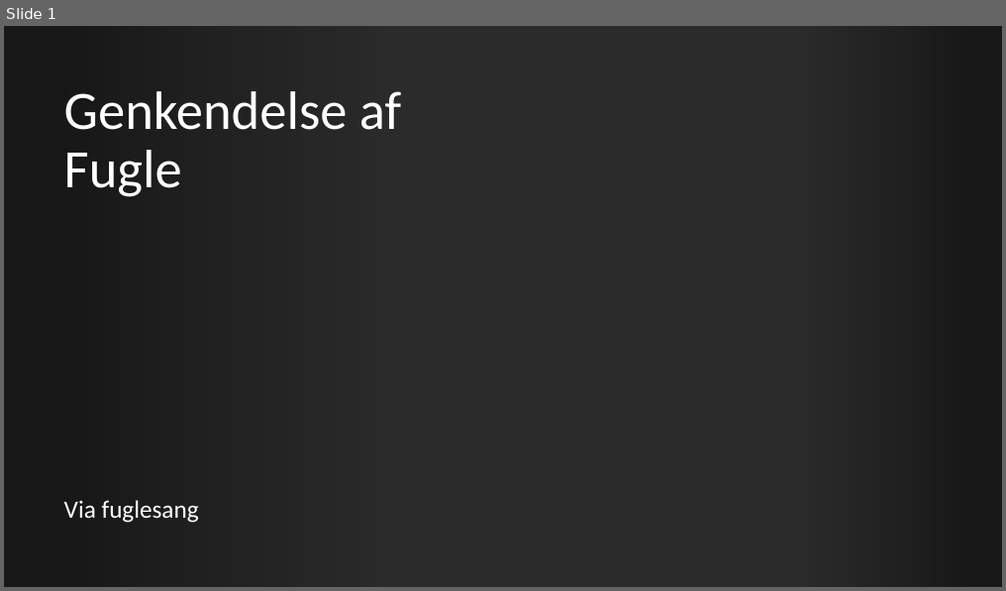
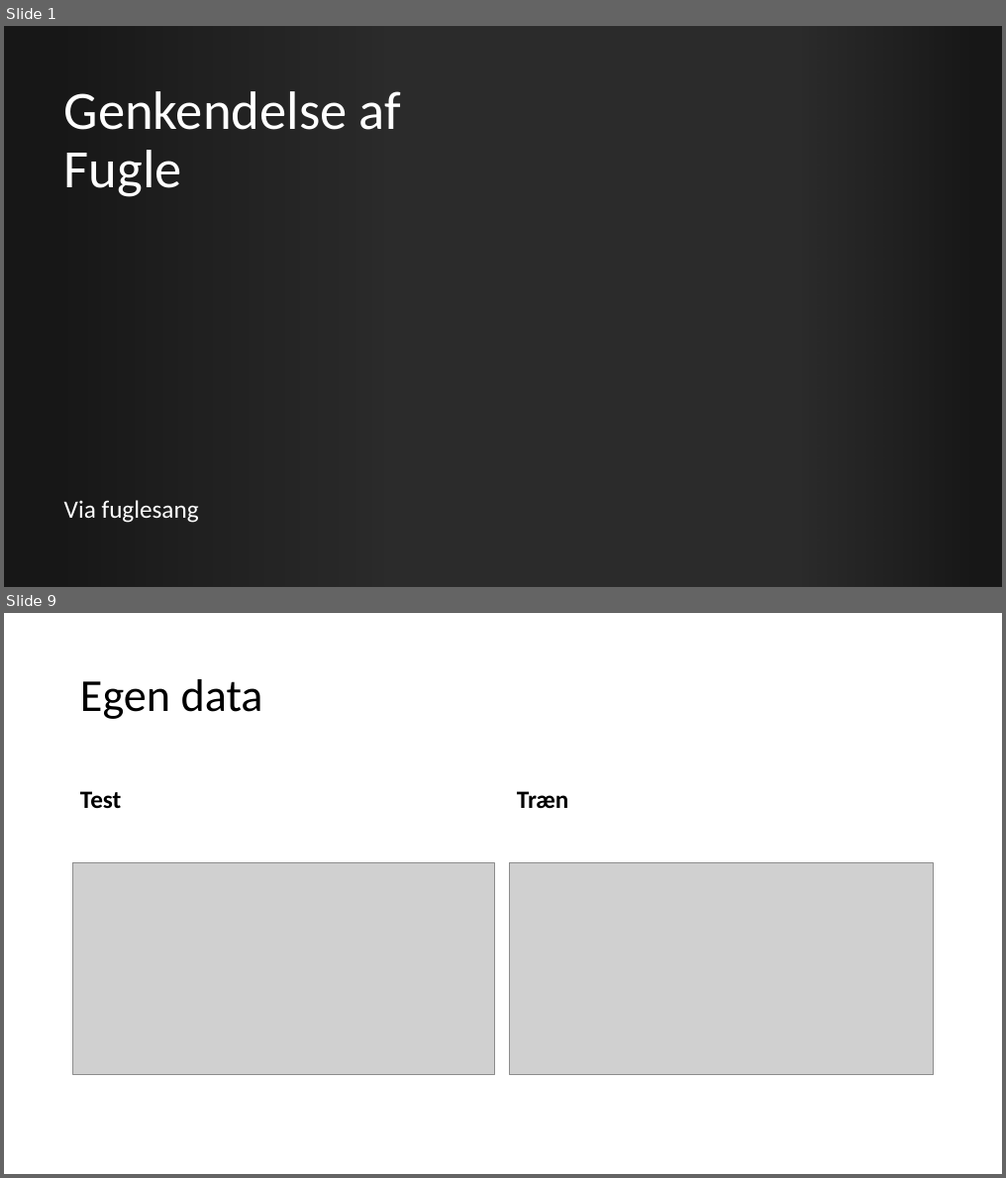
Before and after one commit to BenjaminElifLarsen/Machine_Learning_School, a slide deck: Case/Presentation/Presentation.pptx. Shown one above the other, each under a label of ours: slide 1 before the commit, slides 1 and 9 after it; the slides between them are not shown. The pictures are 1006x591 and 1006x1178 pixels, drawn with LibreOffice and Linux fonts; fonts in the diff are those of the drawing; grey boxes stand for pictures; background and template pictures are left out; a plain dark background stands for a picture behind light text. Boxes give left, top, right and bottom in pixels: in the first picture for what was removed or moved away, otherwise in the second. Text is boxed around its words. In the diff, an @@ line names an element or a change of style, - is before the commit and + after.

```diff
--- a/Case/Presentation/Presentation.pptx
+++ b/Case/Presentation/Presentation.pptx
@@ slide 9 added at (4, 613, 1002, 1174), background #FFFFFF @@
@@ title added at (80, 679, 263, 719), 44 pt, text #000000 @@
+Egen data
@@ text added at (80, 791, 121, 809), 24 pt, text #000000, bold @@
+Test
@@ text added at (517, 791, 569, 808), 24 pt, text #000000, bold @@
+Træn
@@ picture added at (73, 863, 495, 1074) @@
@@ picture added at (509, 863, 934, 1075) @@
```
Also in this commit, not shown: 1 slide changed, 10 other slides added, 1 slide removed.
